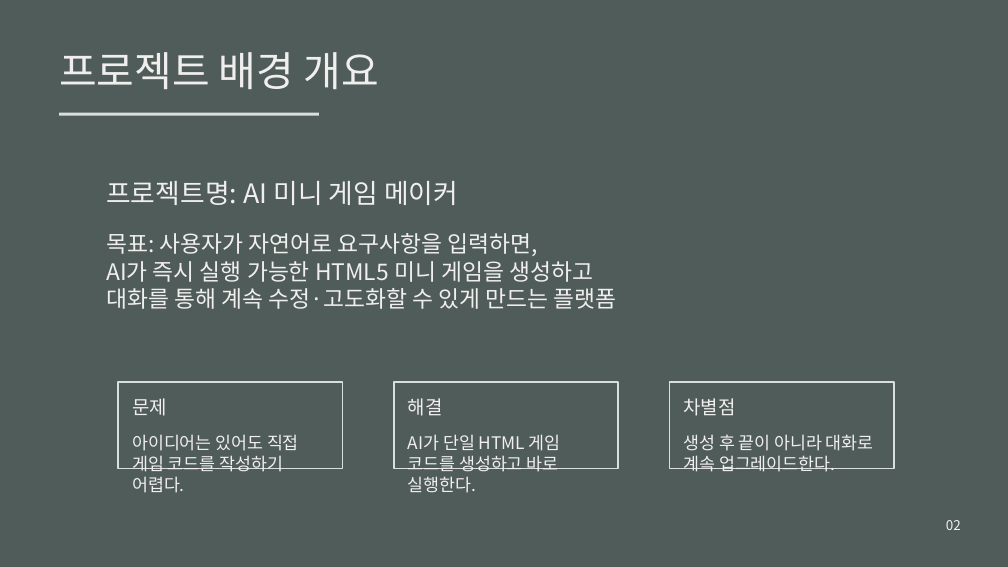
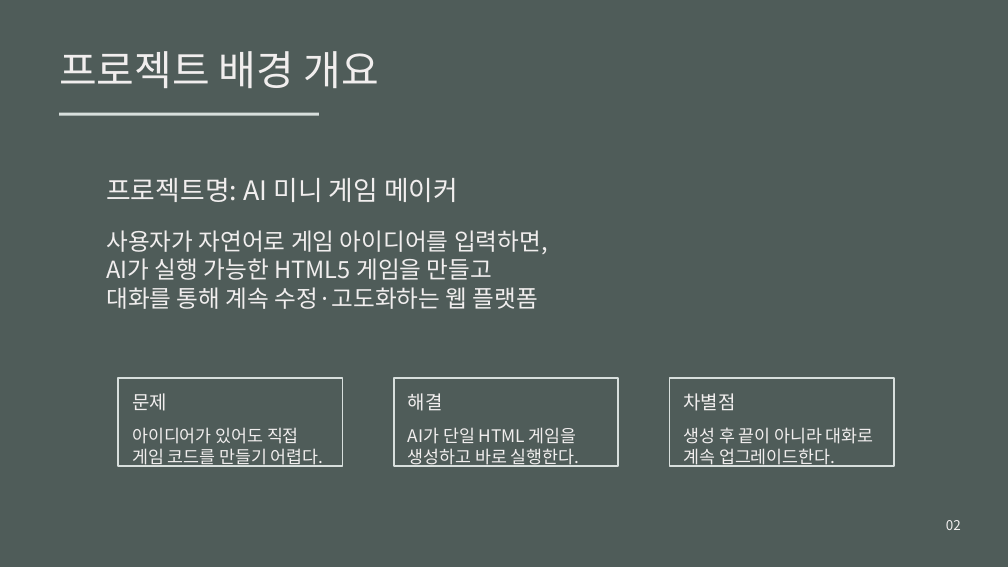
Before and after one commit to pleto333/ai-mini-game-maker, a slide deck: slide 2 of presentations/ai-mini-game-maker-presentation.pptx. Drawn at 1008x567 pixels with LibreOffice and Linux fonts; fonts in the diff are those of the drawing. Boxes give left, top, right and bottom in pixels: in the first picture for what was removed or moved away, otherwise in the second. Text is boxed around its words. In the diff, an @@ line names an element or a change of style, - is before the commit and + after.

```diff
--- a/presentations/ai-mini-game-maker-presentation.pptx
+++ b/presentations/ai-mini-game-maker-presentation.pptx
@@ text at (x1=106, y1=230, x2=548, y2=309): text changed; size 21.8 to 22.5 pt @@
-목표: 사용자가 자연어로 요구사항을 입력하면,
-AI가 즉시 실행 가능한 HTML5 미니 게임을 생성하고
-대화를 통해 계속 수정·고도화할 수 있게 만드는 플랫폼
+사용자가 자연어로 게임 아이디어를 입력하면,
+AI가 실행 가능한 HTML5 게임을 만들고
+대화를 통해 계속 수정·고도화하는 웹 플랫폼
@@ 3 texts, 3 rectangles moved together from (x1=118, y1=382, x2=894, y2=469) to (x1=118, y1=378, x2=894, y2=467) @@
@@ text at (x1=132, y1=427, x2=324, y2=467): text changed @@
-아이디어는 있어도 직접 게임 코드를 작성하기 어렵다.
+아이디어가 있어도 직접 게임 코드를 만들기 어렵다.
@@ text at (x1=408, y1=427, x2=579, y2=467): text changed @@
-AI가 단일 HTML 게임 코드를 생성하고 바로 실행한다.
+AI가 단일 HTML 게임을 생성하고 바로 실행한다.
@@ text "생성 후 끝이 아니라 대화로 ..." moved from (x1=684, y1=434, x2=874, y2=472) to (x1=684, y1=427, x2=874, y2=467) @@
```
Also in this commit, not shown: 5 other slides changed, 4 slides added, 2 slides removed, 2 other files.
